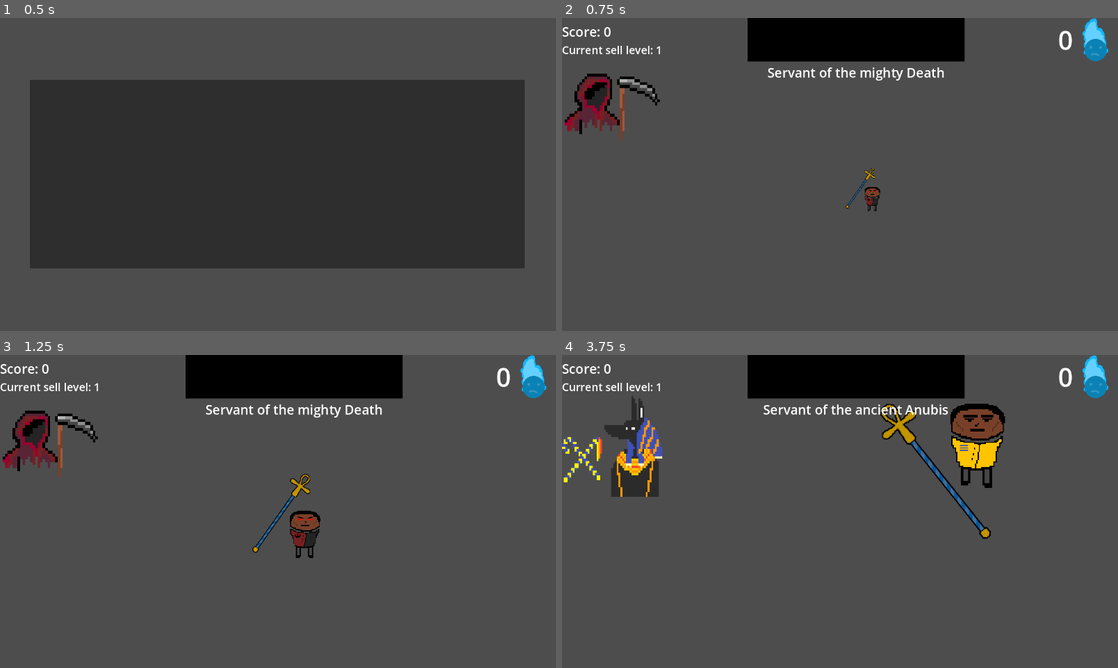
Above: before the commit, frames 1-4 (two rows, left to right).
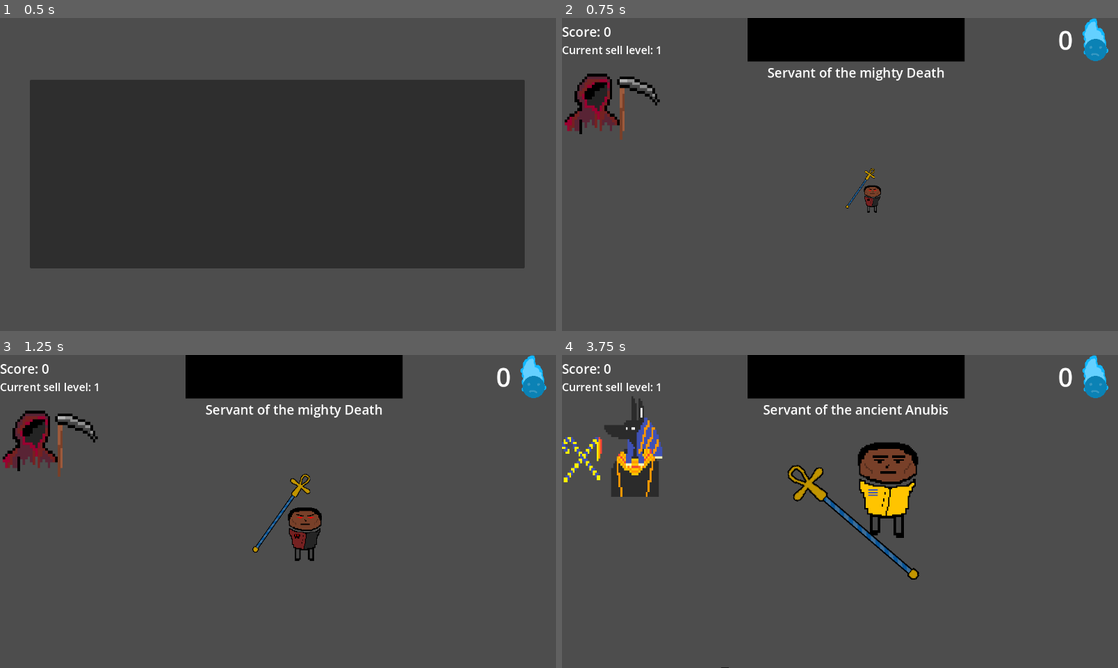
Above: after the commit, the same moments.

Repository: dkristia/Soul-Harvester
Game: Godot game, scene res://Scenes/StartManu/Menu.tscn
The game is run twice, just before and just after one commit, with the same random seed, the same clock (stepped at 60 frames per second) and the same inputs.
Inputs (mouse positions are in pixels of both pictures, inside the frame that each line leads up to):
- Up to frame 1 (0.5 s): no input
- Up to frame 2 (0.75 s): click (840, 174) at 0.5 s
- Up to frame 3 (1.25 s): no input
- Up to frame 4 (3.75 s): move the mouse to (962, 495) at 1.27 s; hold D (right) 1.28-2.03 s; click (962, 495) at 1.35 s; move the mouse to (728, 527) at 2.02 s; hold S (down) 2.03-2.78 s; click (728, 527) at 2.1 s; move the mouse to (895, 442) at 2.77 s; hold D (right) 2.78-3.53 s; tap R (sell) at 2.85 s; click (895, 442) at 3.05 s; move the mouse to (812, 574) at 3.52 s; hold W (up) from 3.53 s (still down); tap 2 (switchMode) at 3.6 s

Frame 1 is identical in both runs. In frame 2, 0.1% of the frame differs, in the area x 54-58%, y 53-63%; in frame 3, 0.4%; in frame 4, 5.9%, in the area x 28-80%, y 15-100%.

Commit message:
seperate soul from human

Diff:
--- /dev/null
+++ b/Objects/Human/human.gd
@@ -0,0 +1,41 @@
+extends Area2D
+
+var isDead = false
+var rng = RandomNumberGenerator.new()
+@export var pickup_pos = Vector2(0, 0)
+var _random_numberx
+var _random_numbery
+
+var _soul = preload("res://Objects/Soul/soul.tscn")
+
+# Called when the node enters the scene tree for the first time.
+func _ready():
+	var screen = get_viewport().get_visible_rect().size * 2
+	position = Vector2(
+		screen.x * randf(),
+		screen.y * randf()
+	)
+	_on_timer_2_timeout()
+
+# Called every frame. 'delta' is the elapsed time since the previous frame.
+func _process(delta):
+	position += Vector2(_random_numberx, _random_numbery) * delta * 60
+
+func _on_timer_2_timeout():
+	var timer = $Timer2
+	timer.wait_time=rng.randf_range(0, 5)
+	timer.start()
+
+	_random_numberx = rng.randf_range(-4.0, 4.0)
+	_random_numbery = rng.randf_range(-3.0, 3.0)
+
+func _on_timer_3_timeout():
+	var DEAD = rng.randi_range(1, 2)
+	if DEAD == 1:
+		kill()
+
+func kill():
+	var soul = _soul.instantiate()
+	soul.position = position
+	add_sibling(soul)
+	queue_free()
--- /dev/null
+++ b/Objects/Human/human.tscn
@@ -0,0 +1,31 @@
+[gd_scene load_steps=4 format=3 uid="uid://b7c21lsb7oyvi"]
+
+[ext_resource type="Texture2D" uid="uid://b0ibqxh3vhquk" path="res://Assets/citizen.png" id="1_icdcx"]
+[ext_resource type="Script" path="res://Objects/Human/human.gd" id="1_ix0mk"]
+
+[sub_resource type="RectangleShape2D" id="RectangleShape2D_8gi75"]
+size = Vector2(29, 47)
+
+[node name="human" type="Area2D" groups=["human"]]
+scale = Vector2(3, 3)
+script = ExtResource("1_ix0mk")
+
+[node name="Sprite2D" type="Sprite2D" parent="."]
+texture_filter = 1
+texture = ExtResource("1_icdcx")
+
+[node name="CollisionShape2D" type="CollisionShape2D" parent="."]
+position = Vector2(-0.5, -0.5)
+shape = SubResource("RectangleShape2D_8gi75")
+
+[node name="Timer2" type="Timer" parent="."]
+wait_time = 3.035
+autostart = true
+
+[node name="Timer3" type="Timer" parent="."]
+wait_time = 10.0
+one_shot = true
+autostart = true
+
+[connection signal="timeout" from="Timer2" to="." method="_on_timer_2_timeout"]
+[connection signal="timeout" from="Timer3" to="." method="_on_timer_3_timeout"]
--- a/Objects/Player/PickupRadius.gd
+++ b/Objects/Player/PickupRadius.gd
@@ -2,7 +2,6 @@
 
 var mode = 1
 @onready var sprite = $Radius
-@onready var _radius = preload("res://Objects/Player/radius.tscn")
 @onready var global = $"/root/Global"
 
 @export var activated = false
--- a/Objects/Player/player.gd
+++ b/Objects/Player/player.gd
@@ -7,6 +7,9 @@
 var ability_on_cooldown = false
 var dashedDistance = 0
 var directions
+var dashing = false
+var startpos = Vector2(0, 0)
+var dashpos = Vector2(0, 0)
 
 func _ready():
 	var spawnpos = get_viewport().get_visible_rect().size/2
@@ -14,20 +17,28 @@
 	$MainSprite.play("Ddefault")
 
 func _physics_process(delta):
-	directions = get_directions()
+	get_directions()
 
 	$PickupRadius.scale = default_radius * global.radius
 
 	if Input.get_action_strength("right") or Input.get_action_strength("left") or Input.get_action_strength("down") or Input.get_action_strength("up"):
 		playanim()
+
+	if dashing:
+		position = position.move_toward(dashpos, 5000*delta)
+		if position == dashpos:
+			global.ability_radius_multiplier = 1
+			dashing = false
+
 	velocity = directions * global.speed * delta
 
 	if Input.is_action_just_pressed("main_ability") and !ability_on_cooldown:
-		_anubis_main_ability() if global.AnubisMode else _death_main_ability()
+		anubis_main_ability() if global.AnubisMode else death_main_ability()
 		ability_on_cooldown = true
 		var timer = $MainAbilityCooldown
 		timer.wait_time = 10 if global.AnubisMode else 4
 		timer.start()
+
 
 	if  Input.is_action_just_pressed("left"):
 		$MainSprite.set_flip_h(true)
@@ -37,7 +48,7 @@
 	move_and_slide()
 
 func get_directions():
-	var directions = Vector2(
+	directions = Vector2(
 		(Input.get_action_strength("right") - Input.get_action_strength("left")),
 		(Input.get_action_strength("down") - Input.get_action_strength("up"))
 	)
@@ -57,33 +68,19 @@
 		directions.x = dirx
 		directions.y = diry
 	directions *= 1000
-	return directions
 
-
-func _on_pickup_radius_area_entered(area):
-	if area.is_in_group("soul"):
-		area.pickup_pos = area.position
-		area.picked_up = true
-
-
-func _on_inner_pickup_radius_area_entered(area):
-	if area.is_in_group("soul"):
-		global.souls += 1
-		if global.souls == 5 * global.sLevel ** 2:
-			global.sLevel += 1
-		area.queue_free()
-
-func _anubis_main_ability():
+func anubis_main_ability():
 	if !$PickupRadius.activated:
 		global.ability_radius_multiplier = 10
 		$PickupRadius.activated = true
 
-func _death_main_ability():
-	global.speed *= 10
-	$DashTimer.start()
-
-func _on_main_cooldown_timeout():
-	ability_on_cooldown=false
+func death_main_ability():
+	dashing = true
+	global.ability_radius_multiplier = 2
+	startpos = position
+	dashpos = get_global_mouse_position()
+	if position.distance_to(dashpos) > 1500:
+		dashpos = position + (dashpos-position).normalized() * 1500
 
 func playanim():
 	if global.AnubisMode:
@@ -95,7 +92,23 @@
 		await $MainSprite.animation_finished
 		$MainSprite.play("Ddefault")
 
+func _on_main_cooldown_timeout():
+	ability_on_cooldown=false
 
 func _on_dash_timer_timeout():
-	global.speed /= 10
+	global.speed /= 1 if global.AnubisMode else 10
 	$DashTimer.stop()
+
+func _on_pickup_radius_area_entered(area):
+	if area.is_in_group("soul"):
+		area.pickup_pos = area.position
+		area.picked_up = true
+	elif area.is_in_group("human") and dashing:
+		area.call_deferred("kill")
+
+func _on_inner_pickup_radius_area_entered(area):
+	if area.is_in_group("soul"):
+		global.souls += 1
+		if global.souls == 5 * global.sLevel ** 2:
+			global.sLevel += 1
+		area.queue_free()
--- a/Objects/Player/player.tscn
+++ b/Objects/Player/player.tscn
@@ -121,7 +121,7 @@
 [node name="MainSprite" type="AnimatedSprite2D" parent="."]
 texture_filter = 1
 position = Vector2(0.500009, 14.25)
-scale = Vector2(2.73, 2.635)
+scale = Vector2(3, 3)
 sprite_frames = SubResource("SpriteFrames_id8y5")
 animation = &"Ddefault"
 
--- a/Objects/Soul/soul.gd
+++ b/Objects/Soul/soul.gd
@@ -2,44 +2,14 @@
 
 @export var picked_up = false
 var t = 0
-var isDead = false
-var rng = RandomNumberGenerator.new()
 @export var pickup_pos = Vector2(0, 0)
-var _random_numberx
-var _random_numbery
 
-# Called when the node enters the scene tree for the first time.
-func _ready():
-	var screen = get_viewport().get_visible_rect().size * 2
-	position = Vector2(
-		screen.x * randf(),
-		screen.y * randf()
-	)
-	rng = RandomNumberGenerator.new()
-
-	_on_timer_2_timeout()
 
 # Called every frame. 'delta' is the elapsed time since the previous frame.
 func _process(delta):
-	if !isDead:
-		position += Vector2(_random_numberx, _random_numbery)
-	else:
-		if picked_up:
-			t += delta
-			position = pickup_pos.lerp(get_parent().get_node("Player").position, t)
+	if picked_up:
+		t += delta
+		position = pickup_pos.lerp(get_parent().get_node("Player").position, t)
 
 func _on_timer_timeout():
 	queue_free()
-
-func _on_timer_2_timeout():
-	var timer = $Timer2
-	timer.wait_time=rng.randf_range(0, 5)
-	timer.start()
-
-	_random_numberx = rng.randf_range(-4.0, 4.0)
-	_random_numbery = rng.randf_range(-3.0, 3.0)
-
-func _on_timer_3_timeout():
-	var DEAD = rng.randi_range(1, 2)
-	if DEAD == 1:
-		isDead = true
--- a/Objects/Soul/soul.tscn
+++ b/Objects/Soul/soul.tscn
@@ -1,13 +1,13 @@
 [gd_scene load_steps=5 format=3 uid="uid://fxcy6ik66bad"]
 
 [ext_resource type="Script" path="res://Objects/Soul/soul.gd" id="1_80oym"]
-[ext_resource type="Texture2D" uid="uid://b0ibqxh3vhquk" path="res://Assets/citizen.png" id="3_fjlqx"]
+[ext_resource type="Texture2D" uid="uid://bjh5nlvywuuhh" path="res://Assets/Icons/soul.png" id="2_ydw8w"]
 
 [sub_resource type="SpriteFrames" id="SpriteFrames_0sjfb"]
 animations = [{
 "frames": [{
 "duration": 1.0,
-"texture": ExtResource("3_fjlqx")
+"texture": ExtResource("2_ydw8w")
 }],
 "loop": true,
 "name": &"default",
@@ -21,27 +21,14 @@
 
 [node name="Sprite" type="AnimatedSprite2D" parent="."]
 texture_filter = 1
-position = Vector2(41, 62)
-scale = Vector2(3.875, 3.14)
 sprite_frames = SubResource("SpriteFrames_0sjfb")
 
 [node name="Hitbox" type="CollisionShape2D" parent="."]
-scale = Vector2(4, 4)
+scale = Vector2(6.08, 6.08)
 shape = SubResource("CircleShape2D_emv7u")
 
 [node name="Timer" type="Timer" parent="."]
 wait_time = 80.0
 autostart = true
 
-[node name="Timer2" type="Timer" parent="."]
-wait_time = 3.035
-autostart = true
-
-[node name="Timer3" type="Timer" parent="."]
-wait_time = 10.0
-one_shot = true
-autostart = true
-
 [connection signal="timeout" from="Timer" to="." method="_on_timer_timeout"]
-[connection signal="timeout" from="Timer2" to="." method="_on_timer_2_timeout"]
-[connection signal="timeout" from="Timer3" to="." method="_on_timer_3_timeout"]
--- a/Scenes/Anubis/Anubis.tscn
+++ b/Scenes/Anubis/Anubis.tscn
@@ -1,9 +1,9 @@
 [gd_scene load_steps=5 format=3 uid="uid://cnks7lsr6da2l"]
 
-[ext_resource type="Texture2D" uid="uid://cqktkmf522tjo" path="res://Assets/scale/holder.png" id="1_bkvgi"]
-[ext_resource type="Script" path="res://Scenes/Anubis/anubis.gd" id="1_ecpau"]
-[ext_resource type="Texture2D" uid="uid://l4a1rtrgy1ya" path="res://Assets/scale/handle.png" id="2_jgyjf"]
-[ext_resource type="Texture2D" uid="uid://mjtv0kbu78bq" path="res://Assets/scale/stick.png" id="3_ujnsl"]
+[ext_resource type="Script" path="res://Scenes/Anubis/anubis.gd" id="1_d82hm"]
+[ext_resource type="Texture2D" uid="uid://l4a1rtrgy1ya" path="res://Assets/scale/handle.png" id="2_fjvpa"]
+[ext_resource type="Texture2D" uid="uid://mjtv0kbu78bq" path="res://Assets/scale/stick.png" id="3_so5qa"]
+[ext_resource type="Texture2D" uid="uid://cqktkmf522tjo" path="res://Assets/scale/holder.png" id="4_w8ri2"]
 
 [node name="anubis3" type="Control"]
 layout_mode = 3
--- a/Scenes/Game/game.gd
+++ b/Scenes/Game/game.gd
@@ -2,7 +2,7 @@
 
 var timer
 var animationPlayed = false
-@onready var _soul = preload("res://Objects/Soul/soul.tscn")
+@onready var _soul = preload("res://Objects/Human/human.tscn")
 @onready var global = $"/root/Global"
 @onready var _animated_sprite = $GUI/CanvasLayer/EyeContainer/Eyes/EyeSprite
 @onready var _allegiance_icon = $GUI/CanvasLayer/LeftBox/AllegianceIcon
@@ -31,7 +31,7 @@
 		global.souls = 0
 
 	if global.dead and !animationPlayed:
-		_animated_sprite.play("EyesOpen")
+		_animated_sprite.play("eyes_open")
 		await _animated_sprite.animation_finished
 		animationPlayed = true
 
--- a/global.gd
+++ b/global.gd
@@ -13,7 +13,7 @@
 @export var class_multiplier = 1
 @export var ability_radius_multiplier = 1
 @export var radius = 1
-@export var speed = 20
+@export var speed = 40
 
 
 func _process(_delta):
--- a/project.godot
+++ b/project.godot
@@ -66,9 +66,9 @@
 "events": [Object(InputEventKey,"resource_local_to_scene":false,"resource_name":"","device":0,"window_id":0,"alt_pressed":false,"shift_pressed":false,"ctrl_pressed":false,"meta_pressed":false,"pressed":false,"keycode":0,"physical_keycode":82,"key_label":0,"unicode":0,"echo":false,"script":null)
 ]
 }
-Dash={
+secondary_ability={
 "deadzone": 0.5,
-"events": [Object(InputEventKey,"resource_local_to_scene":false,"resource_name":"","device":0,"window_id":0,"alt_pressed":false,"shift_pressed":false,"ctrl_pressed":false,"meta_pressed":false,"pressed":false,"keycode":0,"physical_keycode":4194306,"key_label":0,"unicode":0,"echo":false,"script":null)
+"events": [Object(InputEventKey,"resource_local_to_scene":false,"resource_name":"","device":-1,"window_id":0,"alt_pressed":false,"shift_pressed":false,"ctrl_pressed":false,"meta_pressed":false,"pressed":false,"keycode":0,"physical_keycode":32,"key_label":0,"unicode":32,"echo":false,"script":null)
 ]
 }
 main_ability={
Binary file changed: Assets/citizen.png
Not shown: 3 places in Scenes/Anubis/Anubis.tscn that only renumber resources
